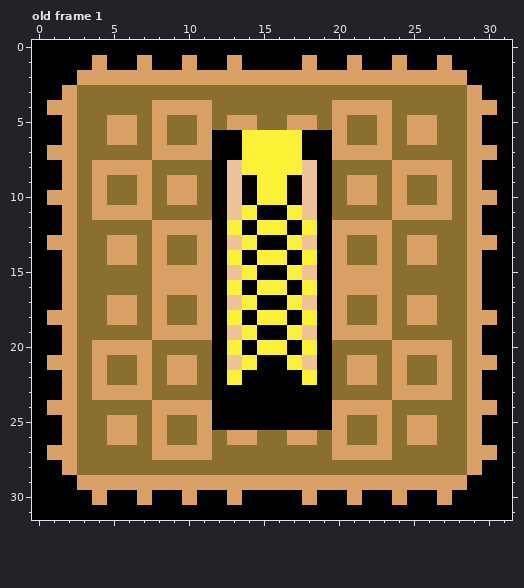
One commit to this pixel-art file: korge/src/commonMain/resources/tower_sprites.aseprite. Above is the file before it was changed.
32x32 pixels, 1 frame. Shown: old frame 1.
Once edited:
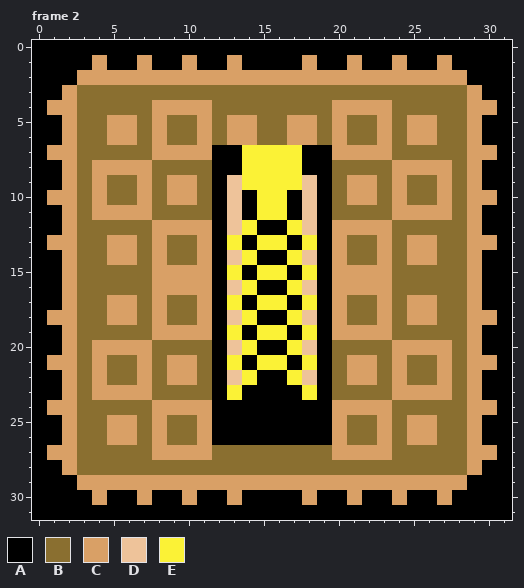
Palette (. is transparent): A #000000  B #8a6f30  C #d9a066  D #eec39a  E #fbf236
A new or re-ordered frame is compared with the old frame closest to it.
Edits made:
frames 1 -> 3
Frame 2 is new; against old frame 1, layer "gun3":
Colour B gives way to colour A in row 26 at x 12, 15 to 16 and 19.
Colour C gives way to colour A in row 26 at x 13 to 14 and 17 to 18.
Colour D gives way to colour A in row 8 at x 13 and 18.
Colour E gives way to colour A in row 11 at x 14 and 17; in row 12 at x 15 to 16; in row 13 at x 14 and 17; in row 14 at x 15 to 16; in row 15 at x 14 and 17; in row 16 at x 15 to 16.
Colour E gives way to colour A in row 17 at x 14 and 17; in row 18 at x 15 to 16; in row 19 at x 14 and 17; in row 20 at x 15 to 16; in row 21 at x 14 and 17.
Colour A gives way to colour B in row 6 at x 12 and 19.
Colour E gives way to colour B in row 6 at x 15 to 16.
Colour A gives way to colour C in row 6 at x 13 and 18.
Colour E gives way to colour C in row 6 at x 14 and 17.
Colour E gives way to colour D in row 12 at x 13 and 18; in row 14 at x 13 and 18; in row 16 at x 13 and 18; in row 18 at x 13 and 18; in row 20 at x 13 and 18; in row 22 at x 13 and 18.
Colour A gives way to colour E in row 9 at x 14 and 17; in row 11 at x 15 to 16; in row 12 at x 14 and 17; in row 13 at x 15 to 16; in row 14 at x 14 and 17; in row 15 at x 15 to 16.
Colour A gives way to colour E in row 16 at x 14 and 17; in row 17 at x 15 to 16; in row 18 at x 14 and 17; in row 19 at x 15 to 16; in row 20 at x 14 and 17; in row 21 at x 15 to 16.
Colour A gives way to colour E in row 22 at x 14 and 17; in row 23 at x 13 and 18.
Colour D gives way to colour E in row 13 at x 13 and 18; in row 15 at x 13 and 18; in row 17 at x 13 and 18; in row 19 at x 13 and 18; in row 21 at x 13 and 18.
Changed places in both pictures, as pixel boxes (x1, y1, x2, y2):
changed: (212, 130, 332, 445)
